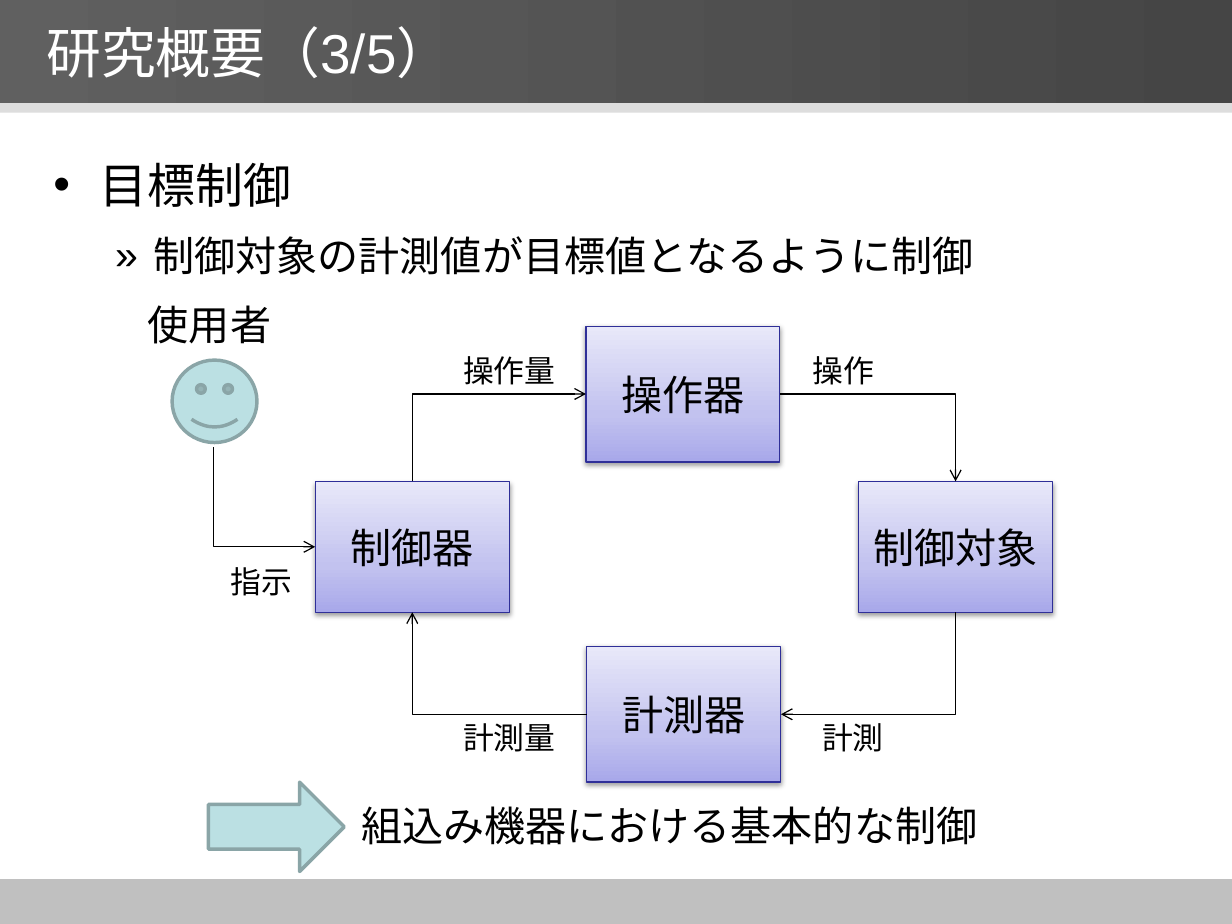
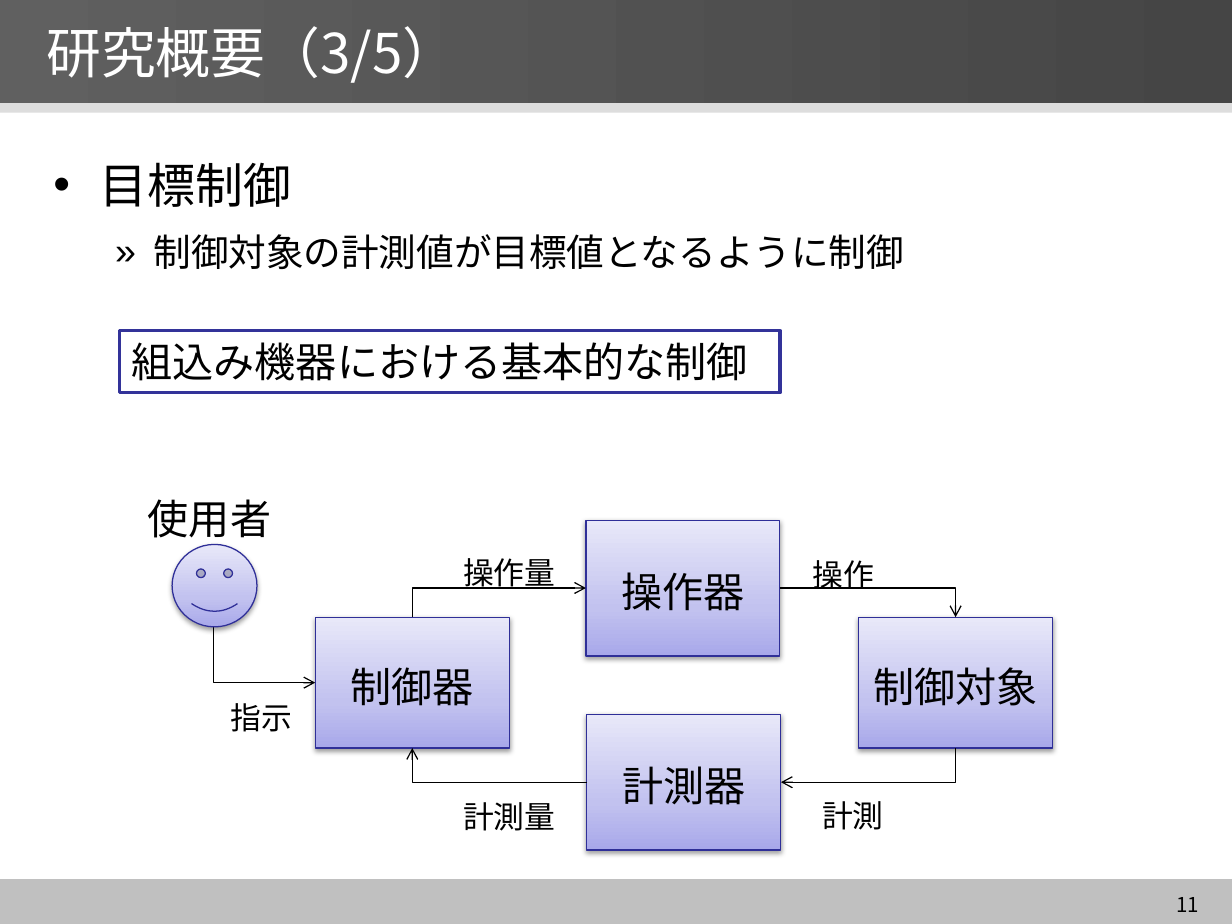
Before and after one commit to YutaNiimura/leJOS-OSEK, a slide deck: slide 11 of 中間発表関連/5I25新村祐太 中間発表スライドver2.0.pptx. Drawn at 1232x924 pixels with LibreOffice and Linux fonts; fonts in the diff are those of the drawing. Boxes give left, top, right and bottom in pixels: in the first picture for what was removed or moved away, otherwise in the second. Text is boxed around its words. In the diff, an @@ line names an element or a change of style, - is before the commit and + after.

```diff
--- a/中間発表関連/5I25新村祐太 中間発表スライドver2.0.pptx
+++ b/中間発表関連/5I25新村祐太 中間発表スライドver2.0.pptx
@@ text "目標制御" at [100,162,905,269]: font Arial to Noto Sans CJK JP; size 24 to 22 pt in "制御対象の計測値が目標値となるように制御" @@
@@ rectangle "組込み機器における基本的な制御": place and size @@
-rectangle "組込み機器における基本的な制御" at [361,806,977,845]
+rectangle "組込み機器における基本的な制御" at [120,330,780,392]
@@ rectangle "組込み機器における基本的な制御" at [120,330,780,392]: font Arial to Noto Sans CJK JP; fill none to #FFFFFF; outline none to #333399 2 pt @@
@@ text "使用者": place and size @@
-text "使用者" at [148,305,271,344]
+text "使用者" at [148,499,271,545]
@@ rectangle "操作器": place and size @@
-rectangle "操作器" at [586,326,780,462]
+rectangle "操作器" at [586,520,780,655]
@@ smiley face: place and size @@
-smiley face at [172,360,257,442]
+smiley face at [172,545,257,627]
@@ smiley face at [172,545,257,627]: fill #BBE0E3 to gradient #A9A9E9 to #C4C4EF to #E8E8FA; outline #8AA6A8 2 pt to #2F2F98 0.75 pt; shadow on @@
@@ text "操作量": place and size @@
-text "操作量" at [463,356,555,385]
+text "操作量" at [463,558,555,589]
@@ font Arial to Noto Sans CJK JP in 11 elements at [46,26,457,83], [586,715,780,850], [822,801,884,830], [463,802,555,831], [315,617,509,748], [859,617,1052,748], [230,703,292,732], [586,520,780,655], [148,499,271,545], [463,558,555,589], [812,560,874,589] @@
@@ text "操作": place and size @@
-text "操作" at [812,356,874,385]
+text "操作" at [812,560,874,589]
@@ 2 rectangles, 1 text, 1 elbow arrow: place and size @@
-2 rectangles, 1 text, 1 elbow arrow at [213,447,1052,612]
+2 rectangles, 1 text, 1 elbow arrow at [213,583,1052,748]
@@ elbow arrow moved from (413, 482) - (586, 394) to (413, 617) - (586, 588) @@
@@ elbow arrow moved from (780, 394) - (956, 482) to (780, 588) - (956, 617) @@
@@ rectangle "計測器": place and size @@
-rectangle "計測器" at [586,647,780,782]
+rectangle "計測器" at [586,715,780,850]
@@ elbow arrow moved from (586, 715) - (413, 612) to (586, 782) - (413, 748) @@
@@ elbow arrow moved from (956, 612) - (781, 715) to (956, 748) - (781, 782) @@
@@ right arrow removed at [208,782,344,872] @@
@@ text "計測量": place and size @@
-text "計測量" at [463,723,555,752]
+text "計測量" at [463,802,555,831]
@@ text "計測": place and size @@
-text "計測" at [822,723,884,752]
+text "計測" at [822,801,884,830]
@@ page number added at [1176,897,1199,912], 12 pt, text #000000 @@
+11
```
Also in this commit, not shown: 19 other slides changed.
